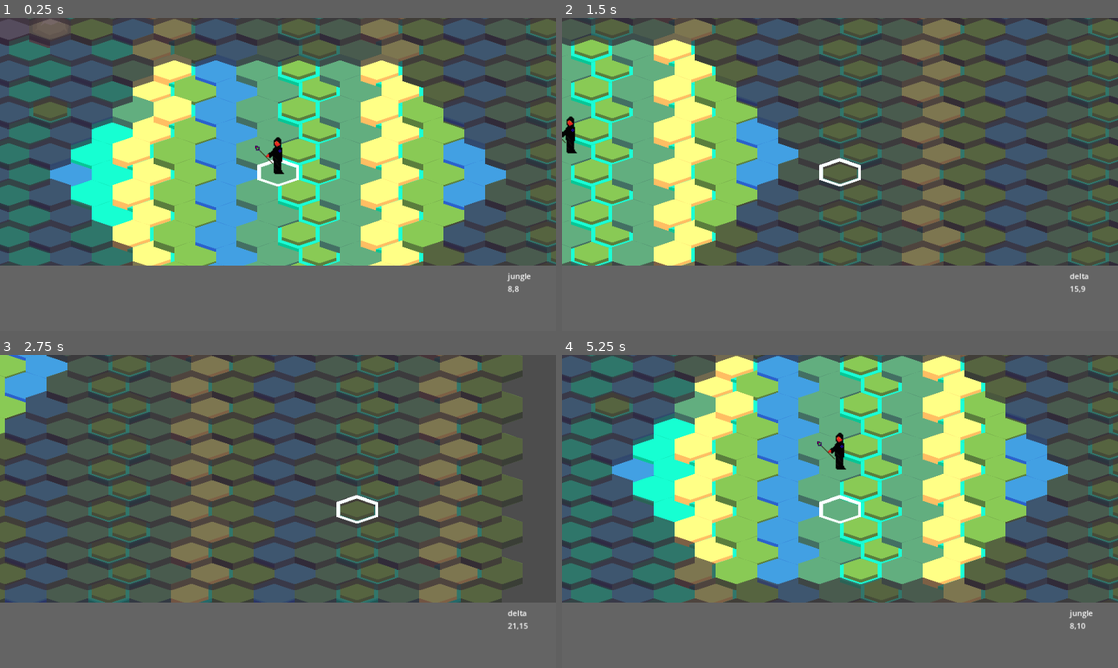
Above: before the commit, frames 1-4 (two rows, left to right).
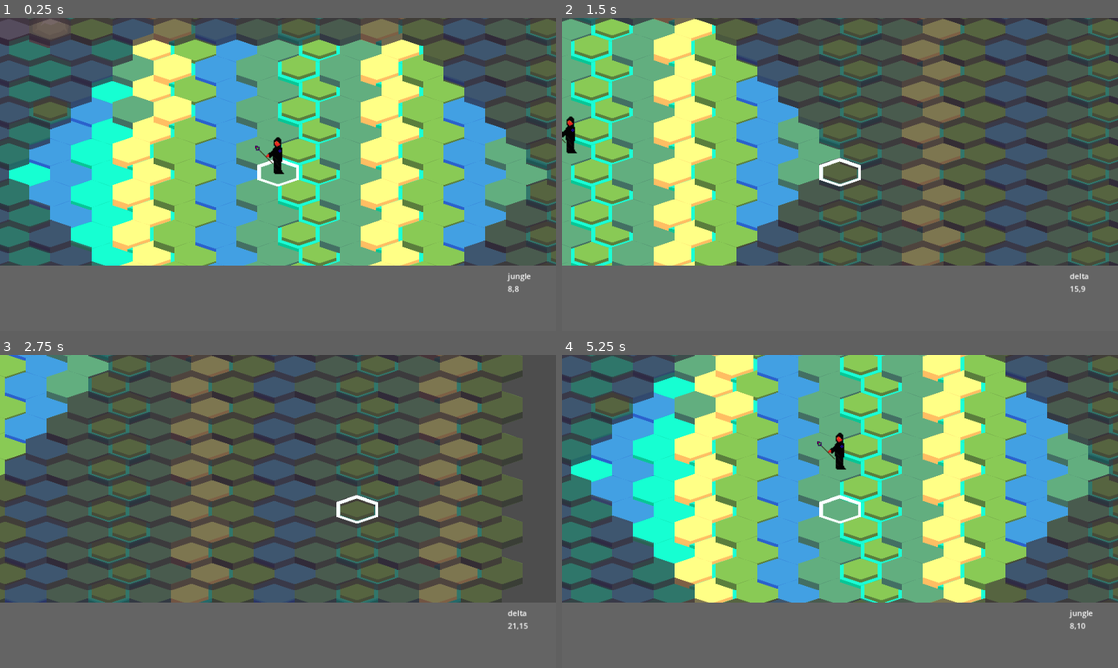
Above: after the commit, the same moments.

Repository: ahhnevermore/mixorcerers
Game: Godot game, scene res://scenes/zenith.tscn
Two runs of this game, one before a commit and one after it. Both use one fixed random seed, a clock stepped at 60 frames per second and the inputs below. Before the commit the project starts from res://scenes/game.tscn. The engine's default icon, where the game draws it, is replaced by a stand-in: a white triangle on a blue panel in a dark square.
Inputs:
- Up to frame 1 (0.25 s): no input
- Up to frame 2 (1.5 s): tap Enter at 0.5 s; hold D (cursor_right) 0.53-1.28 s; tap M (move) at 0.6 s; tap Space (select_confirm) at 0.8, 1.35 s; hold S (cursor_down) from 1.28 s (still down)
- Up to frame 3 (2.75 s): tap M (move) at 1.55, 2.1 s; release S (cursor_down) at 2.03 s; hold D (cursor_right) from 2.03 s (still down); tap Space (select_confirm) at 2.3 s
- Up to frame 4 (5.25 s): release D (cursor_right) at 2.78 s; hold W (cursor_up) 2.78-3.53 s; tap Space (select_confirm) at 2.85, 3.8, 4.35 s; tap M (move) at 3.05, 3.6, 4.55, 5.1 s; hold A (cursor_left) 3.53-5.03 s; tap Escape (cancel_action) at 4.15 s; hold S (cursor_down) from 5.03 s (still down)

The runs differ from the first frame. In frame 1, 15% of the frame differs, in the area x 1-99%, y 4-80%; in frame 2, 8.1%; in frame 3, 2.7%; in frame 4, 16%, in the area x 1-99%, y 0-80%.

Commit message:
significant refactor to init constructors for several modes, mix mode decoupled from Mode in general but retains similar internal mechanism for basically compatibility, i do not think anything can particularly be done other than to recreate the entire scene purely programmatically which I feel is stupid for some fairly minimal common ground, can revisit it later

Diff:
--- a/project.godot
+++ b/project.godot
@@ -11,7 +11,7 @@
 [application]
 
 config/name="mixorcerers"
-run/main_scene="res://scenes/game.tscn"
+run/main_scene="res://scenes/zenith.tscn"
 config/features=PackedStringArray("4.1", "Mobile")
 config/icon="res://icon.svg"
 
--- /dev/null
+++ b/scenes/client.tscn
@@ -0,0 +1,7 @@
+[gd_scene load_steps=2 format=3 uid="uid://buun3sgpqfanu"]
+
+[ext_resource type="PackedScene" uid="uid://bjk0h66ajb3ly" path="res://scenes/game.tscn" id="1_u5n1a"]
+
+[node name="Client" type="Node2D"]
+
+[node name="Game" parent="." instance=ExtResource("1_u5n1a")]
--- /dev/null
+++ b/scenes/zenith.tscn
@@ -0,0 +1,7 @@
+[gd_scene load_steps=2 format=3 uid="uid://cay3yo02gyte6"]
+
+[ext_resource type="PackedScene" uid="uid://buun3sgpqfanu" path="res://scenes/client.tscn" id="1_wjwgp"]
+
+[node name="Zenith" type="Node2D"]
+
+[node name="Client" parent="." instance=ExtResource("1_wjwgp")]
--- a/scripts/base_mode.gd
+++ b/scripts/base_mode.gd
@@ -1,3 +1,4 @@
+class_name BaseMode
 extends Mode
 #EXPECTS PROPS to be just 1 unit
 # Called when the node enters the scene tree for the first time.
@@ -14,10 +15,10 @@
 		hud.command_display(props[0].commands,self)
 		hud.inventory_display_uninteractive(props[0].inventory)
 	if Input.is_action_just_pressed("cancel_action") and game.mode[-1]==self:
-		self.windup()
+		windup()
 
-func setup(arg_game:Game,arg_map:Map,arg_cursor:Cursor,arg_hud:HUD,arg_props:Array)->void:
-	super.setup(arg_game,arg_map,arg_cursor,arg_hud,arg_props)
+func _init(arg_game:Game,arg_map:Map,arg_cursor:Cursor,arg_hud:HUD,arg_props:Array)->void:
+	super(arg_game,arg_map,arg_cursor,arg_hud,arg_props)
 
 
 
@@ -30,24 +31,22 @@
 			game.mode[i].windup()
 	match val:
 		"move":
-			var move_mode = game.move_mode_scene.instantiate()
-			move_mode.setup(game,map,cursor,hud,props)
+			game.add_child(MoveMode.new(game,map,cursor,hud,props))
 		"cast":
-			var cast_mode = game.cast_mode_scene.instantiate()
-			cast_mode.setup(game,map,cursor,hud,props)
+			game.add_child(CastMode.new(game,map,cursor,hud,props))
 		"move grid":
-			var display_grid_mode = game.display_grid_mode_scene.instantiate()
-			display_grid_mode.setup(game,map,cursor,hud,[props[0],"move"])
+			game.add_child(MoveMode.new(game,map,cursor,hud,props))
 		"vision grid":
-			var display_grid_mode = game.display_grid_mode_scene.instantiate()
-			display_grid_mode.setup(game,map,cursor,hud,[props[0],"vision"])
+			game.add_child(DisplayGridMode.new(game,map,cursor,hud,props))
 		"mix":
 			var mix_mode = game.mix_mode_scene.instantiate()
 			mix_mode.setup(game,map,cursor,hud,props)
+			game.add_child(mix_mode)
+			print(typeof(mix_mode))
 
 func windup():
 		hud.clear_command_display()
 		hud.clear_stats_display()
 		hud.clear_inventory_display()
 		hud.internal_stats={}
-		super.windup()
+		super()
--- a/scripts/cast_mode.gd
+++ b/scripts/cast_mode.gd
@@ -1,3 +1,4 @@
+class_name CastMode
 extends Mode
 
 #Invariant - there should be props[1] for anything to be cast
@@ -41,15 +42,14 @@
 			map.clear_grid(cast_grid,'cast')
 		if cast_range_grid:
 			map.clear_grid(cast_range_grid,"cast_range")
-		var precast_mode = game.precast_mode_scene.instantiate()
-		precast_mode.setup(game,map,cursor,hud,props)
+		game.add_child(PrecastMode.new(game,map,cursor,hud,props))
 
 	if Input.is_action_just_pressed("cancel_action"):
-		self.windup()
+		windup()
 
 
-func setup(arg_game:Game,arg_map:Map,arg_cursor:Cursor,arg_hud:HUD,arg_props:Array)->void:
-	super.setup(arg_game,arg_map,arg_cursor,arg_hud,arg_props)
+func _init(arg_game:Game,arg_map:Map,arg_cursor:Cursor,arg_hud:HUD,arg_props:Array)->void:
+	super(arg_game,arg_map,arg_cursor,arg_hud,arg_props)
 	alias = 'cast'
 	hud.clear_inventory_display()
 	hud.inventory_display(props[0].inventory,self)
--- a/scripts/display_grid_mode.gd
+++ b/scripts/display_grid_mode.gd
@@ -1,3 +1,4 @@
+class_name DisplayGridMode
 extends Mode
 
 var grid
@@ -18,8 +19,8 @@
 
 	if Input.is_action_just_pressed('cancel_action'):
 
-		self.windup()
+		windup()
 
 func windup()->void:
 	map.clear_grid(grid,props[1])
-	super.windup()
+	super()
--- a/scripts/game.gd
+++ b/scripts/game.gd
@@ -32,8 +32,8 @@
 	$Player.display_vision([])
 	#$Player1.display_move_grid()
 	_on_cursor_changed()
-
-	print(IP.get_local_interfaces())
+#
+#	print(IP.get_local_interfaces())
 #	var nums = [1,2,3,4]
 #	for num in nums:
 #		if nums[-1] < 10:
@@ -44,8 +44,8 @@
 func _process(_delta):
 	if not mode and Input.is_action_just_pressed("select_confirm"):
 		$Cursor/RepeatDelay.stop()
-		var select_mode = select_mode_scene.instantiate()
-		select_mode.setup(self,$Map,$Cursor,$HUD,[])
+		add_child(SelectMode.new(self,$Map,$Cursor,$HUD,[]))
+
 
 
 
--- a/scripts/network.gd
+++ b/scripts/local_server.gd
@@ -1,11 +1,9 @@
+class_name LocalServer
 extends Node
 
 const DEFAULT_PORT = 37568
-const MAX_CLIENTS = 20
 
 var server
-var client
-
 var ip_addr = ""
 
 func _ready():
--- a/scripts/mix_mode.gd
+++ b/scripts/mix_mode.gd
@@ -1,7 +1,13 @@
-extends Mode
-
-
-# Called when the node enters the scene tree for the first time.
+extends Node2D
+
+var alias:String
+var game :Game
+var map :Map
+var cursor :Cursor
+var hud: HUD
+var update = true
+var props:Array
+
 var internal_orbs
 var additional_costs={'fire':0,'water':0,'earth':0,'air':0}
 
@@ -115,8 +121,13 @@
 				inventory[2] = item
 
 func setup(arg_game:Game,arg_map:Map,arg_cursor:Cursor,arg_hud:HUD,arg_props:Array)->void:
-	super.setup(arg_game,arg_map,arg_cursor,arg_hud,arg_props)
-
+	game = arg_game
+	map = arg_map
+	cursor = arg_cursor
+	hud = arg_hud
+	props = arg_props.duplicate()
+	#this goddamn lack of duplicate cost me 1 hour.
+	game.mode.append(self)
 	#orb bar
 	internal_orbs=props[0].orbs.duplicate()
 	$CanvasLayer/Orbs/FireButton.setup("Fire",self)
@@ -239,7 +250,8 @@
 	for elem in magycke_stack:
 		internal_orbs['magycke']+=1
 	props[0].orbs = internal_orbs.duplicate()
-	super.windup()
+	game.mode.erase(self)
+	self.queue_free()
 
 func _on_grimoire_dropdown_selected(index):
 	$CanvasLayer/Grimoire_Dropdown.release_focus()
--- a/scripts/mode.gd
+++ b/scripts/mode.gd
@@ -9,7 +9,7 @@
 var update = true
 var props:Array
 
-func setup(arg_game:Game,arg_map:Map,arg_cursor:Cursor,arg_hud:HUD,arg_props:Array)->void:
+func _init(arg_game:Game,arg_map:Map,arg_cursor:Cursor,arg_hud:HUD,arg_props:Array)->void:
 	game = arg_game
 	map = arg_map
 	cursor = arg_cursor
@@ -17,7 +17,6 @@
 	props = arg_props.duplicate()
 	#this goddamn lack of duplicate cost me 1 hour.
 	game.mode.append(self)
-	game.add_child(self)
 
 func windup()->void:
 	game.mode.erase(self)
--- a/scripts/move_mode.gd
+++ b/scripts/move_mode.gd
@@ -1,3 +1,4 @@
+class_name MoveMode
 extends Mode
 #Props is a unit
 var move_grid:MapGrid
@@ -32,10 +33,10 @@
 		log_action()
 		update = true
 	if Input.is_action_just_pressed("cancel_action"):
-		self.windup()
+		windup()
 
-func setup(arg_game:Game,arg_map:Map,arg_cursor:Cursor,arg_hud:HUD,arg_props:Array)->void:
-	super.setup(arg_game,arg_map,arg_cursor,arg_hud,arg_props)
+func _init(arg_game:Game,arg_map:Map,arg_cursor:Cursor,arg_hud:HUD,arg_props:Array)->void:
+	super(arg_game,arg_map,arg_cursor,arg_hud,arg_props)
 	alias = "move"
 	move_grid= map.gen_move_grid(props[0])
 	map.display_grid(move_grid,'move')
@@ -60,7 +61,7 @@
 	hud.stats_display([['move',initial_move]])
 	if path:
 		map.clear_path(path)
-	super.windup()
+	super()
 
 func log_action()->void:
 	game.turn_history.append([props[0].alias,alias,props[0].xy])
--- a/scripts/player.gd
+++ b/scripts/player.gd
@@ -17,7 +17,7 @@
 	position= map.map_to_local(xy)
 	allies.push_back(self)
 	initial_stats = {'move':5,
-			'vision':5,
+			'vision':6,
 			'health':100,
 			'max_health':120}
 	modified_stats = initial_stats.duplicate(true)
--- a/scripts/precast_mode.gd
+++ b/scripts/precast_mode.gd
@@ -1,3 +1,4 @@
+class_name PrecastMode
 extends Mode
 
 var unsafe_text
@@ -28,8 +29,8 @@
 	if Input.is_action_just_pressed("cancel_action"):
 		windup()
 
-func setup(arg_game:Game,arg_map:Map,arg_cursor:Cursor,arg_hud:HUD,arg_props:Array)->void:
-	super.setup(arg_game,arg_map,arg_cursor,arg_hud,arg_props)
+func _init(arg_game:Game,arg_map:Map,arg_cursor:Cursor,arg_hud:HUD,arg_props:Array)->void:
+	super(arg_game,arg_map,arg_cursor,arg_hud,arg_props)
 	update = false
 
 #	tests()
@@ -89,7 +90,7 @@
 		map.clear_grid(cast_grid,'cast')
 	if cast_range_grid:
 		map.clear_grid(cast_range_grid,"cast_range")
-	super.windup()
+	super()
 
 func default_grimoire_value(type:Grimoire.Grimoire_Type):
 	match type:
--- a/scripts/select_mode.gd
+++ b/scripts/select_mode.gd
@@ -1,3 +1,4 @@
+class_name SelectMode
 extends Mode
 
 
@@ -21,19 +22,18 @@
 				hud.command_display(areas_list,self)
 			update = false
 		else:
-			self.windup()
+			windup()
 
 	if Input.is_action_just_pressed("cancel_action"):
-		self.windup()
+		windup()
 
 
 
 func _on_button_message(val)->void:
-	var selected_base_mode = game.base_mode_scene.instantiate()
-	selected_base_mode.setup(game,map,cursor,hud,[val])
-	self.windup()
+	game.add_child(BaseMode.new(game,map,cursor,hud,[val]))
+	windup()
 
 func windup()->void:
 	cursor.get_child(2).start()
 	hud.clear_command_display()
-	super.windup()
+	super()
